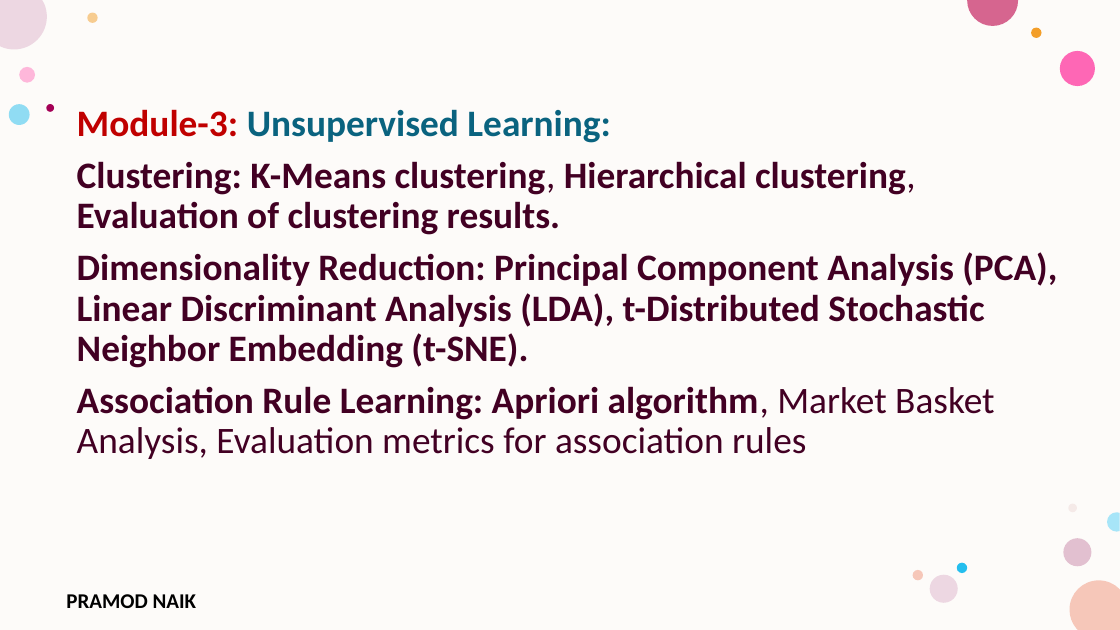
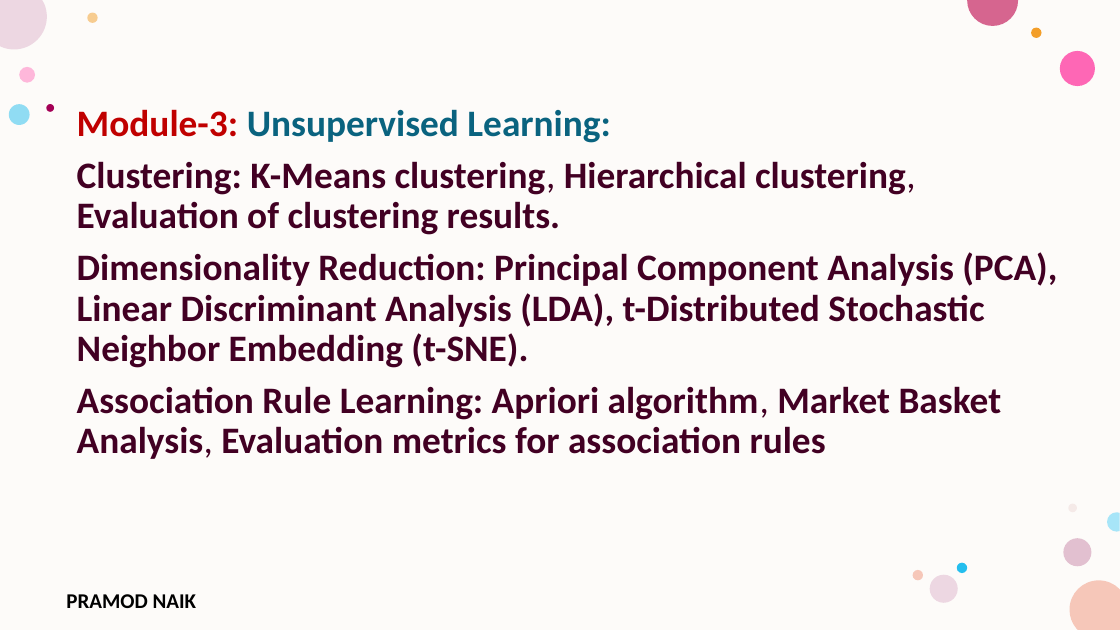
Before and after one commit to PRAMODNAIK-DEV/MCA-2nd-Sem-ML-Data-Analytics-Shridevi-College, a slide deck: slide 98 of Theory Class-Notes/Unit-3 Unsupervised Learning.pptx (slide 92 before the commit). Drawn at 1120x630 pixels with LibreOffice and Linux fonts; fonts in the diff are those of the drawing; background and template pictures are left out. Boxes give left, top, right and bottom in pixels: in the first picture for what was removed or moved away, otherwise in the second. Text is boxed around its words. In the diff, an @@ line names an element or a change of style, - is before the commit and + after.

```diff
--- a/Theory Class-Notes/Unit-3 Unsupervised Learning.pptx
+++ b/Theory Class-Notes/Unit-3 Unsupervised Learning.pptx
@@ text at (77,386,1002,459): bold on in "Market Basket Analysis, Evaluation metrics for association ..." @@
```
Also in this commit, not shown: 1 other slide changed, 6 slides added, 6 slides removed.
